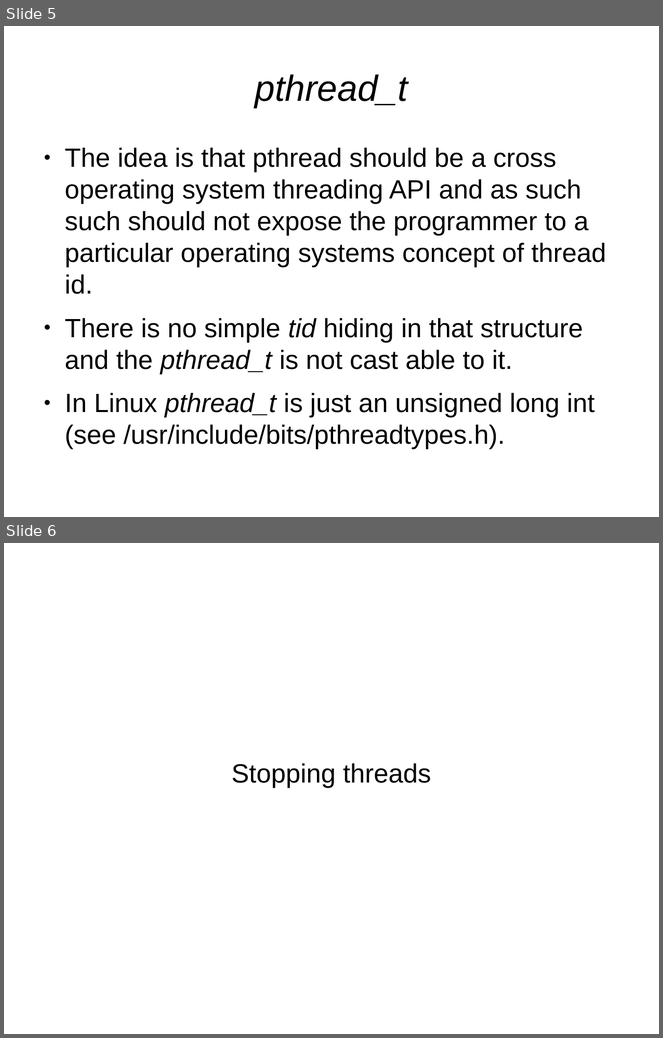
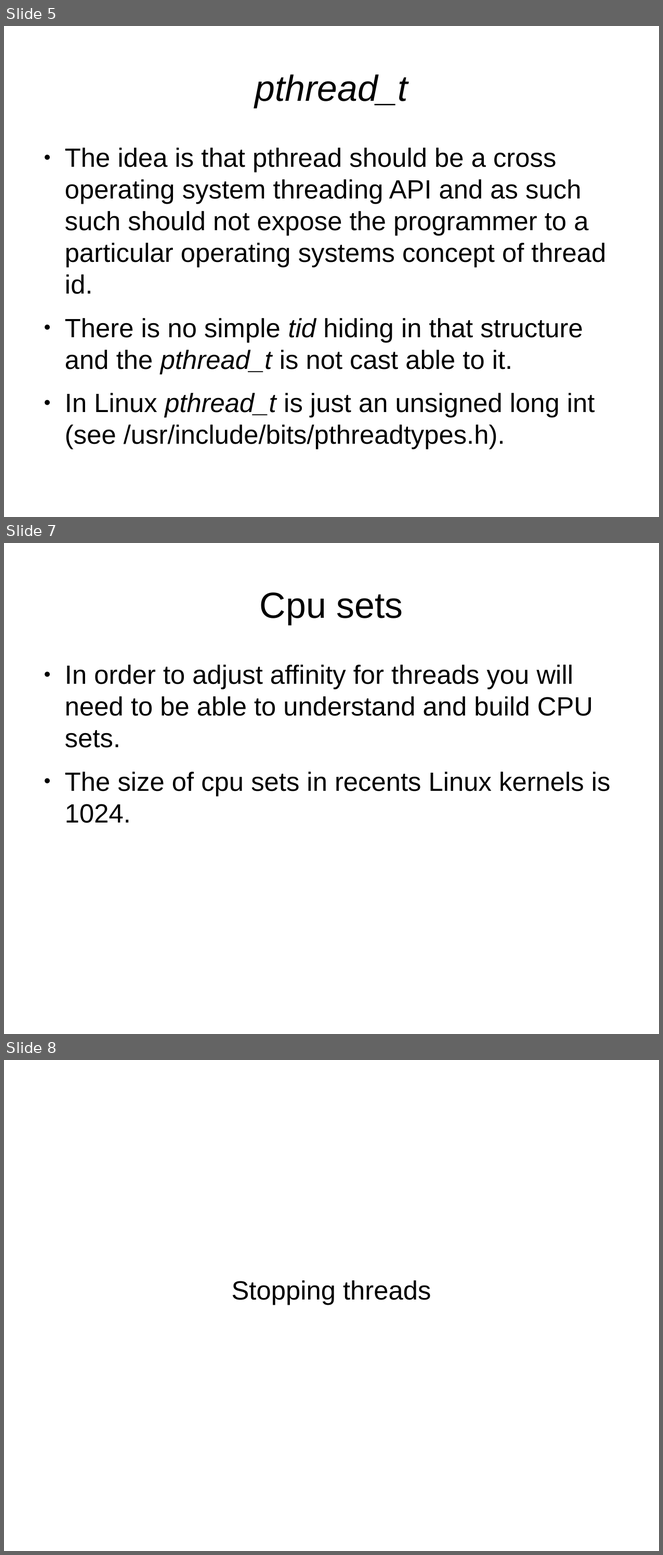
Before and after one commit to veltzer/demos-linux, a slide deck: src/user_space/threading/pthreads_linux.odp. Shown one above the other, each under a label of ours: slides 5 and 6 before the commit, slides 5, 7 and 8 after it; the slides between them are not shown. The pictures are 663x1038 and 663x1555 pixels, drawn with LibreOffice and Linux fonts; fonts in the diff are those of the drawing. Boxes give left, top, right and bottom in pixels: in the first picture for what was removed or moved away, otherwise in the second. Text is boxed around its words. In the diff, an @@ line names an element or a change of style, - is before the commit and + after.

```diff
--- a/src/user_space/threading/pthreads_linux.odp
+++ b/src/user_space/threading/pthreads_linux.odp
@@ slide 7 added at (4,543,659,1034), background #FFFFFF @@
@@ title added at (260,592,403,625), 44 pt, text #000000 @@
+Cpu sets
@@ text added at (65,665,611,823), 32 pt, text #000000 @@
+● In order to adjust affinity for threads you will need to be able to understand and build CPU sets.
+● The size of cpu sets in recents Linux kernels is 1024.
@@ what was slide 6 is now slide 8 @@
```
Also in this commit, not shown: 1 other slide added, 3 other files.
